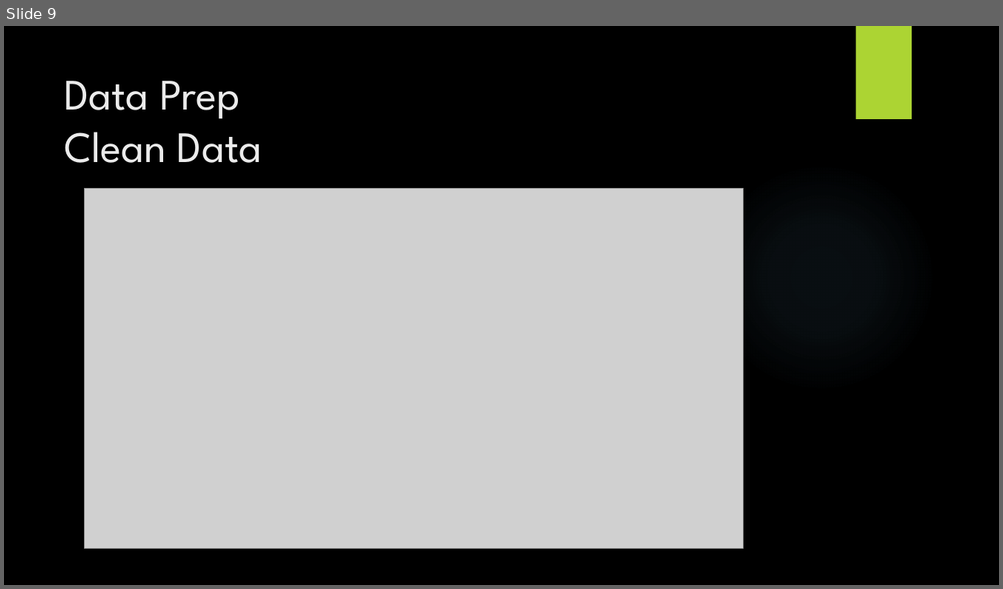
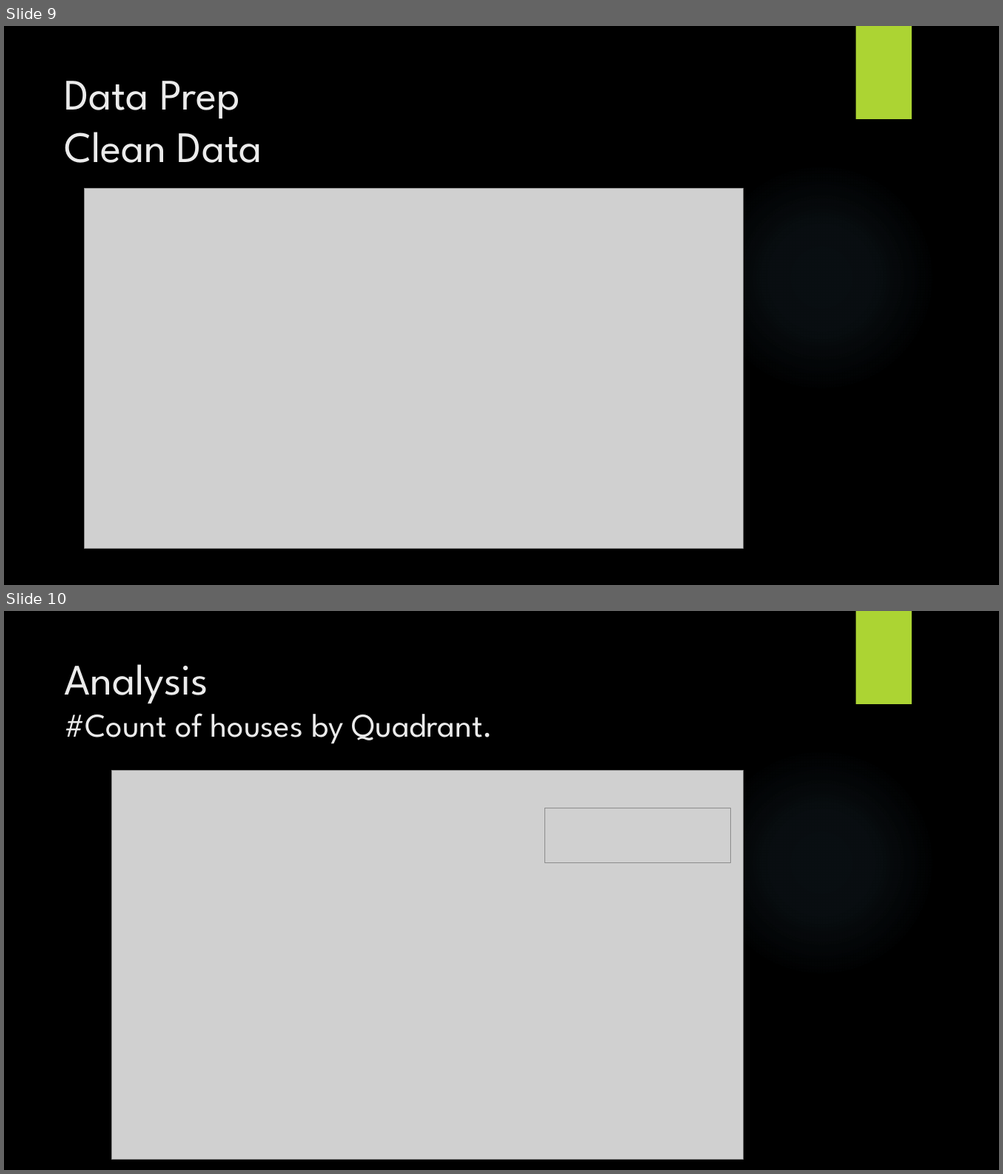
Before and after one commit to crm105/DATS6101_DataScience, a slide deck: eda_project/Dwellings prices in the DC metropolitan area.pptx. Shown one above the other, each under a label of ours: slide 9 before the commit, slides 9 and 10 after it. The pictures are 1003x589 and 1003x1174 pixels, drawn with LibreOffice and Linux fonts; fonts in the diff are those of the drawing; grey boxes stand for pictures; background and template pictures are left out. Boxes give left, top, right and bottom in pixels: in the first picture for what was removed or moved away, otherwise in the second. Text is boxed around its words. In the diff, an @@ line names an element or a change of style, - is before the commit and + after.

```diff
--- a/eda_project/Dwellings prices in the DC metropolitan area.pptx
+++ b/eda_project/Dwellings prices in the DC metropolitan area.pptx
@@ slide 10 added at [4,611,999,1170], background picture (left out); not listed: 2 template elements that a slide beside it also shows @@
@@ title added at [64,664,493,744], 32 pt, text #EBEBEB @@
+Analysis
+#Count of houses by Quadrant.
@@ picture added at [112,771,743,1160] @@
@@ picture added at [544,808,730,863] @@
```
Also in this commit, not shown: 1 slide changed, 3 other slides added.
